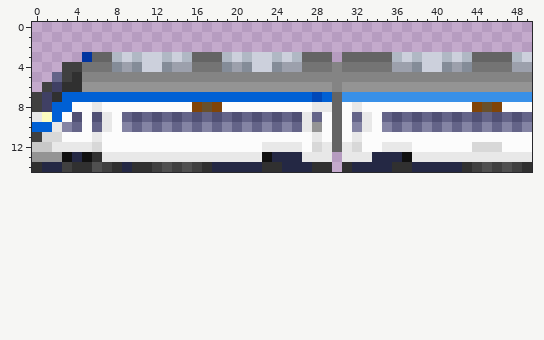
One commit to this pixel-art sprite: docs/download_page/_static/NURIRO.png. Above, as it was before the edit.
The file is 50x15 pixels.
The result:
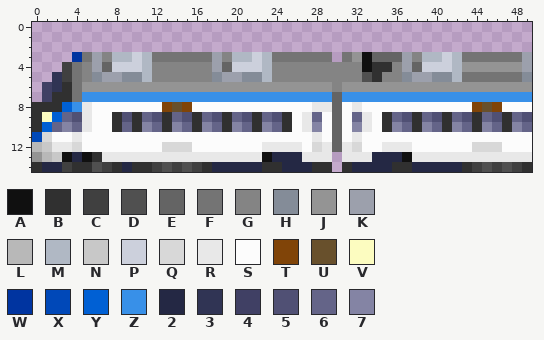
Palette (. is transparent): A #101010  B #303030  C #404040  D #505050  E #646464  F #747474  G #848484  H #848c98  J #949494  K #9ca0ac  L #b8b8b8  M #b0b8c4  N #c8c8c8  P #ccd0dc  Q #d8d8d8  R #e8e8e8  S #fcfcfc  T #804408  U #68502c  V #fcfcc0  W #0034a0  X #0048b8  Y #0060d4  Z #3890e8  2 #242844  3 #303454  4 #404064  5 #505074  6 #646488  7 #8484a4
What changed:
Changed rows in their new state; - is an unchanged pixel.
first column x 0:
 3 ----WFKG-MPMFFFFFFKGM--MFFFFFF-FJA--EKGMMPMFFFFFFK
 4 ----FGKEPPPMGGGGGGKEPP-MGGGGGG-GGABBG-E--PMJJJJJJ-
 5 --3-F-HKKHHM------HKKHHM---------DB--HKKHHMFFFFFFH
 6 -43-F---------------------------------------------
 7 .--BFZZZZZZZZZZZZZZZZZZZZZZZZZ--------------------
 8 BBB-ZRS------TUTSSS-------------------------------
 9 B--6-RSSB5B--B65B--B65B--BS--------B65B--B65B--B65
10 B-6--RSSB6B--B76B--B76B--BS-7------B76B--B76B--B76
11 X-S-R-S-------------------------------------------
12 L---QSS------QQQ----------------------------------
13 -LN-----------------------------------------------
Changed places in both pictures, as pixel boxes (x1, y1, x2, y2):
changed: (32, 52, 532, 162)
